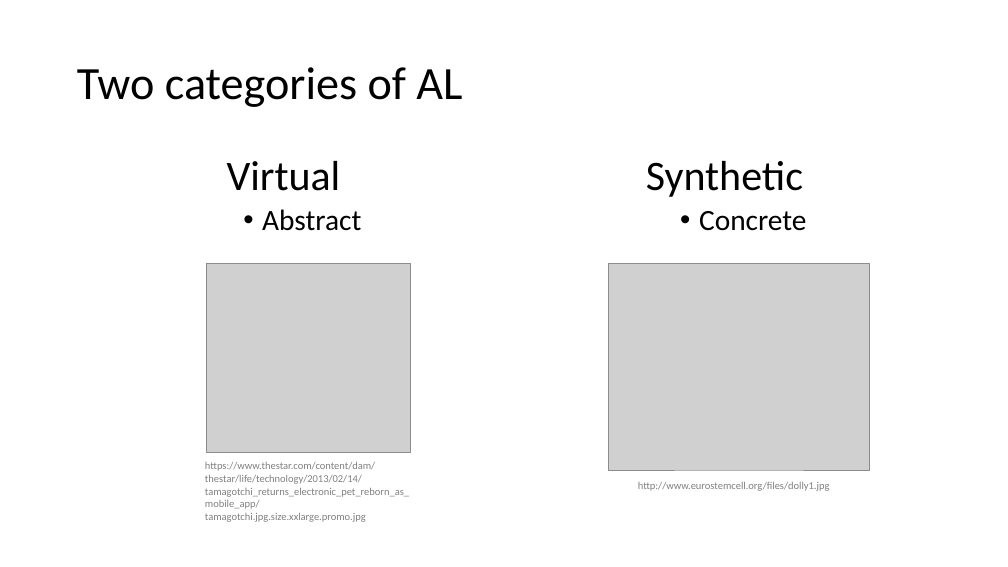
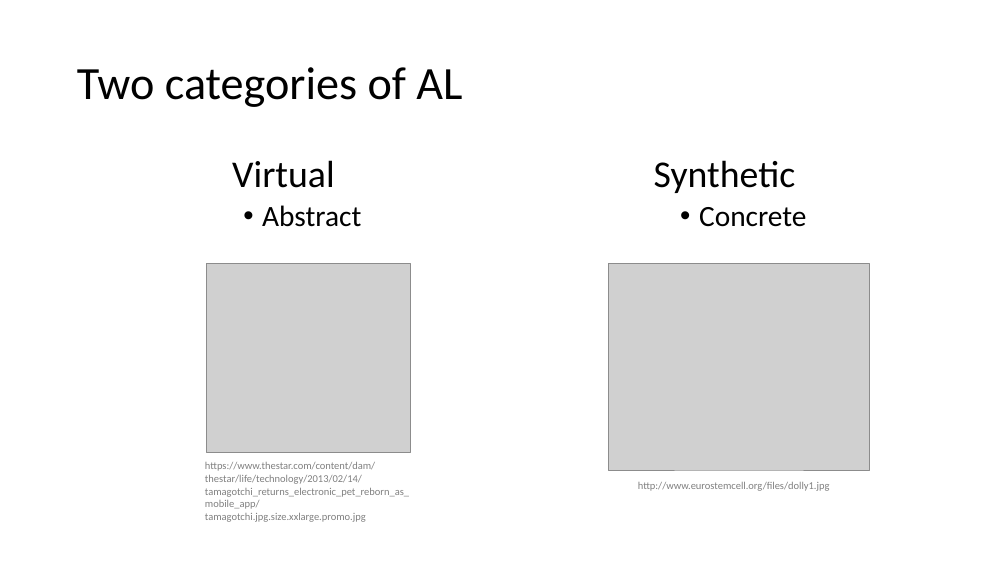
Before and after one commit to BenChurch/Fall2016, a slide deck: slide 10 of CISC879/ChapterPresentation/LectureSlidesCh8.pptx (slide 9 before the commit). Drawn at 1008x567 pixels with LibreOffice and Linux fonts; fonts in the diff are those of the drawing; grey boxes stand for pictures. Boxes give left, top, right and bottom in pixels: in the first picture for what was removed or moved away, otherwise in the second. Text is boxed around its words. In the diff, an @@ line names an element or a change of style, - is before the commit and + after.

```diff
--- a/CISC879/ChapterPresentation/LectureSlidesCh8.pptx
+++ b/CISC879/ChapterPresentation/LectureSlidesCh8.pptx
@@ text at <box>232,160,334,188</box>: size 40 to 36 pt in "Virtual" @@
@@ text at <box>654,160,796,193</box>: size 40 to 36 pt in "Synthetic" @@
```
Also in this commit, not shown: 10 other slides changed, 14 slides added, 3 other files.
